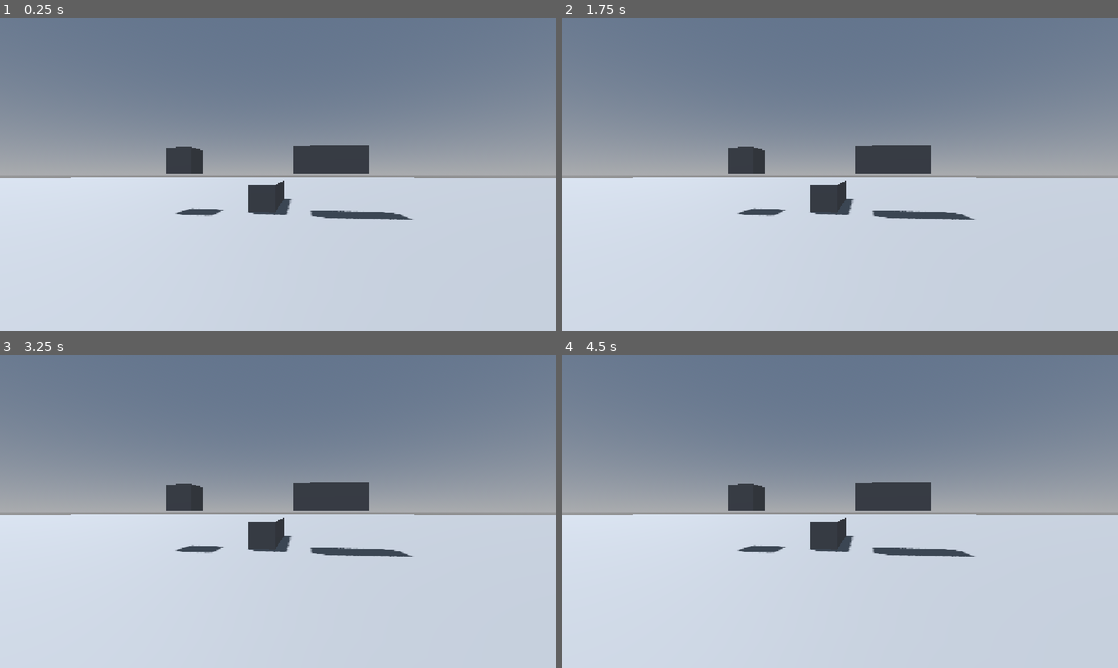
Above: before the commit, frames 1-4 (two rows, left to right).
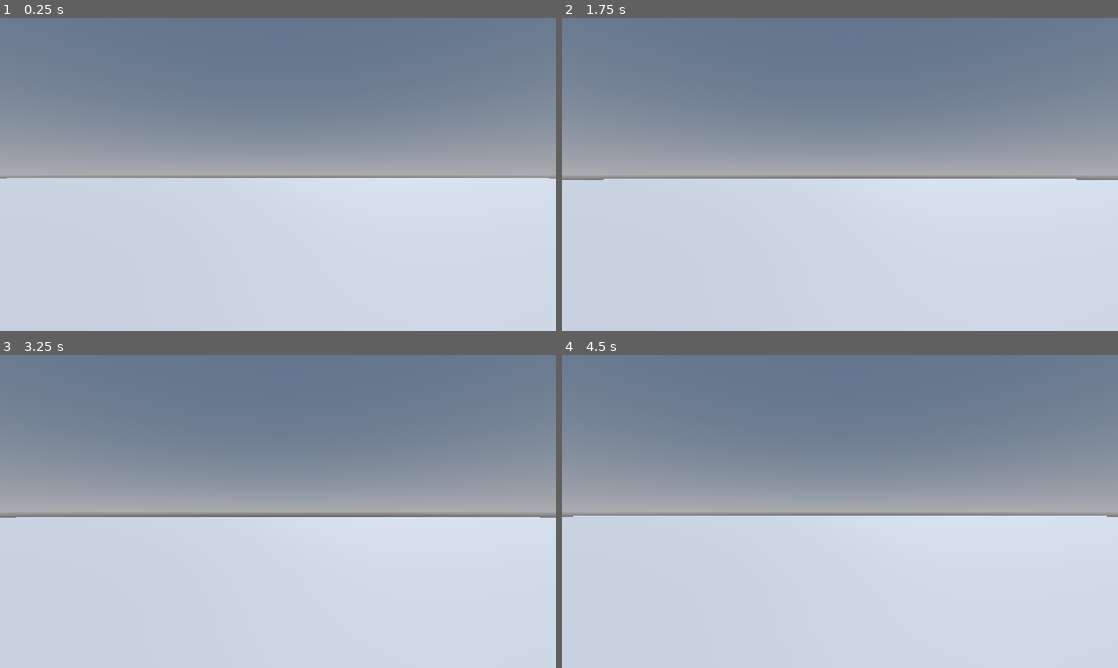
Above: after the commit, the same moments.

Repository: Kioshi-the-Proto/The-Last-Shift
Game: Godot game, scene res://world.tscn
The game is run twice, just before and just after one commit, with the same random seed, the same clock (stepped at 60 frames per second) and the same inputs.
Inputs:
- Up to frame 1 (0.25 s): no input
- Up to frame 2 (1.75 s): tap Enter (ui_accept) at 0.5, 0.77, 1.25, 1.52 s; hold W (up) from 0.53 s (still down); tap Ctrl (crouch) at 0.6 s; tap Shift (sprint) at 1.35 s
- Up to frame 3 (3.25 s): keep holding W (up); tap Enter (ui_accept) at 2, 2.75, 3.02 s; tap Ctrl (crouch) at 2.1 s; tap Shift (sprint) at 2.85 s
- Up to frame 4 (4.5 s): keep holding W (up); tap Enter (ui_accept) at 3.5, 3.77, 4.25 s; tap Ctrl (crouch) at 3.6 s; tap Shift (sprint) at 4.35 s

The runs differ from the first frame. In frame 1, 3.1% of the frame differs, in the area x 0-100%, y 40-65%; in frame 2, 3.4%; in frame 3, 3.8%; in frame 4, 3.4%.

Commit message:
Croch work

Diff:
--- /dev/null
+++ b/Player.tscn
@@ -0,0 +1,110 @@
+[gd_scene format=3 uid="uid://cn84lijeb03cr"]
+
+[ext_resource type="Script" uid="uid://be05aks38c1ow" path="res://character_body_3d.gd" id="1_xhfnw"]
+
+[sub_resource type="CapsuleMesh" id="CapsuleMesh_ayajn"]
+
+[sub_resource type="CapsuleShape3D" id="CapsuleShape3D_ayajn"]
+
+[sub_resource type="Animation" id="Animation_kpjcp"]
+resource_name = "CrouchToCrawl"
+length = 0.19999999999999998
+tracks/0/type = "value"
+tracks/0/imported = false
+tracks/0/enabled = true
+tracks/0/path = NodePath("Head/Camera3D:position")
+tracks/0/interp = 1
+tracks/0/loop_wrap = true
+tracks/0/keys = {
+"times": PackedFloat32Array(0, 0.2),
+"transitions": PackedFloat32Array(1, 1),
+"update": 0,
+"values": [Vector3(0, -0.3, 0), Vector3(0, -0.8, 0)]
+}
+
+[sub_resource type="Animation" id="Animation_kne1u"]
+length = 0.001
+tracks/0/type = "value"
+tracks/0/imported = false
+tracks/0/enabled = true
+tracks/0/path = NodePath("Head/Camera3D:position")
+tracks/0/interp = 1
+tracks/0/loop_wrap = true
+tracks/0/keys = {
+"times": PackedFloat32Array(0),
+"transitions": PackedFloat32Array(1),
+"update": 0,
+"values": [Vector3(0, 0, 0)]
+}
+
+[sub_resource type="Animation" id="Animation_e80uo"]
+resource_name = "StandingToCrawl"
+length = 0.19999999999999998
+tracks/0/type = "value"
+tracks/0/imported = false
+tracks/0/enabled = true
+tracks/0/path = NodePath("Head/Camera3D:position")
+tracks/0/interp = 1
+tracks/0/loop_wrap = true
+tracks/0/keys = {
+"times": PackedFloat32Array(0, 0.2),
+"transitions": PackedFloat32Array(1, 1),
+"update": 0,
+"values": [Vector3(0, 0, 0), Vector3(0, -0.8, 0)]
+}
+
+[sub_resource type="Animation" id="Animation_xhfnw"]
+resource_name = "StandingToCrouch"
+length = 0.19999999999999998
+tracks/0/type = "value"
+tracks/0/imported = false
+tracks/0/enabled = true
+tracks/0/path = NodePath("Head/Camera3D:position")
+tracks/0/interp = 1
+tracks/0/loop_wrap = true
+tracks/0/keys = {
+"times": PackedFloat32Array(0, 0.2),
+"transitions": PackedFloat32Array(1, 1),
+"update": 0,
+"values": [Vector3(0, 0, 0), Vector3(0, -0.3, 0)]
+}
+
+[sub_resource type="AnimationLibrary" id="AnimationLibrary_kpjcp"]
+_data = {
+&"CrouchToCrawl": SubResource("Animation_kpjcp"),
+&"RESET": SubResource("Animation_kne1u"),
+&"StandingToCrawl": SubResource("Animation_e80uo"),
+&"StandingToCrouch": SubResource("Animation_xhfnw")
+}
+
+[node name="Player" type="CharacterBody3D" unique_id=150960038]
+script = ExtResource("1_xhfnw")
+
+[node name="MeshInstance3D" type="MeshInstance3D" parent="." unique_id=1448421946]
+transform = Transform3D(1, 0, 0, 0, 1, 0, 0, 0, 1, 0, 1.0406795, 0)
+visible = false
+mesh = SubResource("CapsuleMesh_ayajn")
+
+[node name="StandingCollisionShape" type="CollisionShape3D" parent="." unique_id=1956812565]
+transform = Transform3D(1, 0, 0, 0, 1, 0, 0, 0, 1, 0, 1.0440301, 0)
+shape = SubResource("CapsuleShape3D_ayajn")
+
+[node name="CrouchCheck" type="RayCast3D" parent="." unique_id=829655934]
+transform = Transform3D(1, 0, 0, 0, 1, 0, 0, 0, 1, 0, 2.0348783, 0)
+target_position = Vector3(0, 1, 0)
+
+[node name="Head" type="Node3D" parent="." unique_id=2091661548]
+transform = Transform3D(1, 0, 0, 0, 1, 0, 0, 0, 1, 0, 1.5066617, -0.48976204)
+
+[node name="Camera3D" type="Camera3D" parent="Head" unique_id=209903146]
+
+[node name="RayCast3D" type="RayCast3D" parent="Head" unique_id=458662029]
+transform = Transform3D(1, 0, 0, 0, 1, 0, 0, 0, 1, 0, -0.001478672, -0.007235348)
+target_position = Vector3(0, 0, -2)
+
+[node name="AnimationPlayer" type="AnimationPlayer" parent="." unique_id=1026387006]
+libraries/ = SubResource("AnimationLibrary_kpjcp")
+
+[node name="CollisionShape3D" type="CollisionShape3D" parent="." unique_id=1369368007]
+
+[node name="CollisionShape3D2" type="CollisionShape3D" parent="." unique_id=1089460281]
--- a/world.tscn
+++ b/world.tscn
@@ -1,6 +1,6 @@
 [gd_scene format=3 uid="uid://b81yusbh3q3d0"]
 
-[ext_resource type="Script" uid="uid://be05aks38c1ow" path="res://character_body_3d.gd" id="1_f3sb7"]
+[ext_resource type="PackedScene" uid="uid://cn84lijeb03cr" path="res://Player.tscn" id="1_f3sb7"]
 
 [sub_resource type="ProceduralSkyMaterial" id="ProceduralSkyMaterial_f3sb7"]
 sky_horizon_color = Color(0.66224277, 0.6717428, 0.6867428, 1)
@@ -16,10 +16,6 @@
 
 [sub_resource type="BoxMesh" id="BoxMesh_ayajn"]
 
-[sub_resource type="CapsuleMesh" id="CapsuleMesh_ayajn"]
-
-[sub_resource type="CapsuleShape3D" id="CapsuleShape3D_ayajn"]
-
 [node name="World" type="Node3D" unique_id=2132121762]
 
 [node name="WorldEnvironment" type="WorldEnvironment" parent="." unique_id=986265765]
@@ -34,30 +30,8 @@
 use_collision = true
 mesh = SubResource("BoxMesh_ayajn")
 
-[node name="CharacterBody3D" type="CharacterBody3D" parent="." unique_id=1231097398]
+[node name="CharacterBody3D" parent="." unique_id=150960038 instance=ExtResource("1_f3sb7")]
 transform = Transform3D(1, 0, 0, 0, 1, 0, 0, 0, 1, 0, 0.30214, 0)
-script = ExtResource("1_f3sb7")
-
-[node name="MeshInstance3D" type="MeshInstance3D" parent="CharacterBody3D" unique_id=1610646023]
-transform = Transform3D(1, 0, 0, 0, 1, 0, 0, 0, 1, 0, 1.0406795, 0)
-mesh = SubResource("CapsuleMesh_ayajn")
-
-[node name="CollisionShape3D" type="CollisionShape3D" parent="CharacterBody3D" unique_id=1077465334]
-transform = Transform3D(1, 0, 0, 0, 1, 0, 0, 0, 1, 0, 1.0440301, 0)
-shape = SubResource("CapsuleShape3D_ayajn")
-
-[node name="CrouchCheck" type="RayCast3D" parent="CharacterBody3D" unique_id=2081495095]
-transform = Transform3D(1, 0, 0, 0, 1, 0, 0, 0, 1, 0, 2.0348783, 0)
-target_position = Vector3(0, 1, 0)
-
-[node name="Head" type="Node3D" parent="CharacterBody3D" unique_id=885347531]
-transform = Transform3D(1, 0, 0, 0, 1, 0, 0, 0, 1, 0, 1.5066617, -0.48976204)
-
-[node name="Camera3D" type="Camera3D" parent="CharacterBody3D/Head" unique_id=281320170]
-
-[node name="RayCast3D" type="RayCast3D" parent="CharacterBody3D/Head" unique_id=1933597897]
-transform = Transform3D(1, 0, 0, 0, 1, 0, 0, 0, 1, 0, -0.001478672, -0.007235348)
-target_position = Vector3(0, 0, -2)
 
 [node name="CSGBox3D" type="CSGBox3D" parent="." unique_id=1476298985]
 transform = Transform3D(1, 0, 0, 0, 1, 0, 0, 0, 1, 7.3465586, 1.9113371, 0.34038353)
@@ -80,4 +54,4 @@
 
 [node name="Camera3D" type="Camera3D" parent="." unique_id=342558213]
 transform = Transform3D(0.10620608, 0, -0.9943441, 0, 1, 0, 0.9943441, 0, 0.10620608, -0.40320623, 1.3915362, 4.899051)
-current = true
+visible = false
